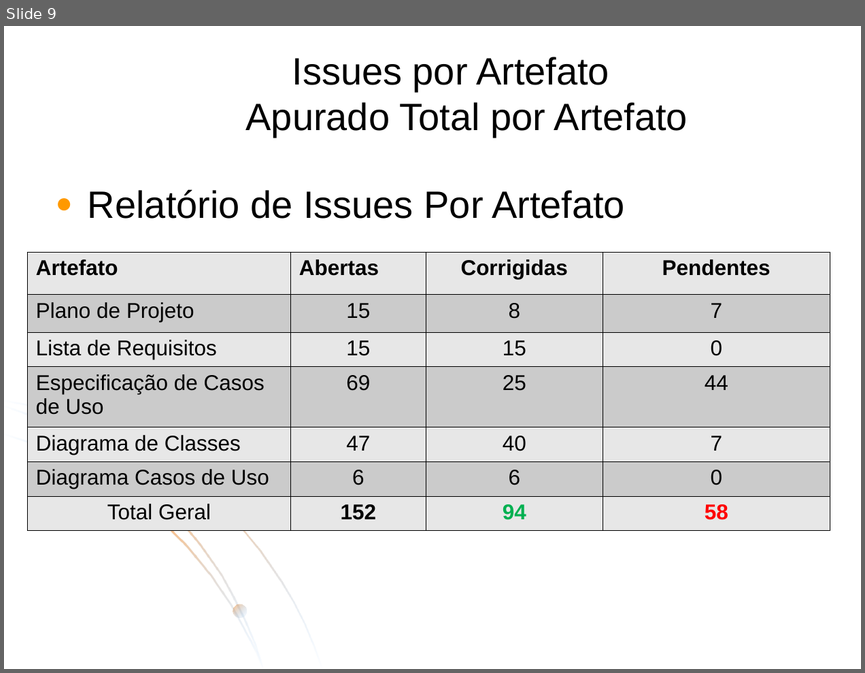
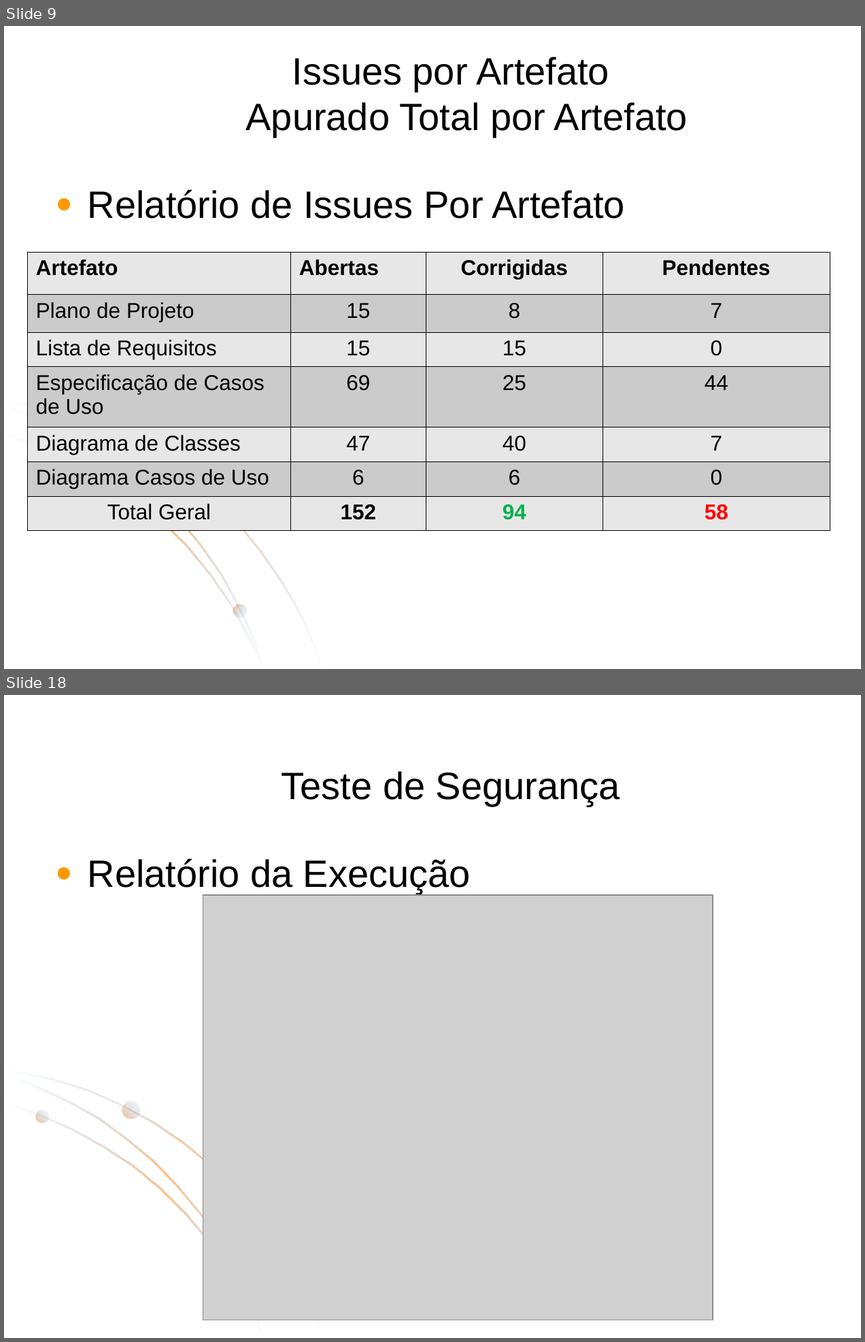
Before and after one commit to ESEGroup/IssuesAuthenticatorCascavel, a slide deck: artefatos/QA/relatorio-issues.ppt. Shown one above the other, each under a label of ours: slide 9 before the commit, slides 9 and 18 after it; the slides between them are not shown. The pictures are 865x673 and 865x1342 pixels, drawn with LibreOffice and Linux fonts; fonts in the diff are those of the drawing; grey boxes stand for pictures; background and template pictures are left out. Boxes give left, top, right and bottom in pixels: in the first picture for what was removed or moved away, otherwise in the second. Text is boxed around its words. In the diff, an @@ line names an element or a change of style, - is before the commit and + after.

```diff
--- a/artefatos/QA/relatorio-issues.ppt
+++ b/artefatos/QA/relatorio-issues.ppt
@@ slide 18 added at [4,695,861,1338], background #FFFFFF; not listed: 5 template elements that a slide beside it also shows @@
@@ title added at [281,771,620,807], 32 pt, text #000000 @@
+Teste de Segurança
@@ text added at [88,858,470,894], 32 pt, text #000000 @@
+● Relatório da Execução
@@ picture added at [203,895,713,1320] @@
```
Also in this commit, not shown: 1 slide changed, 8 other slides added, 6 other files.
